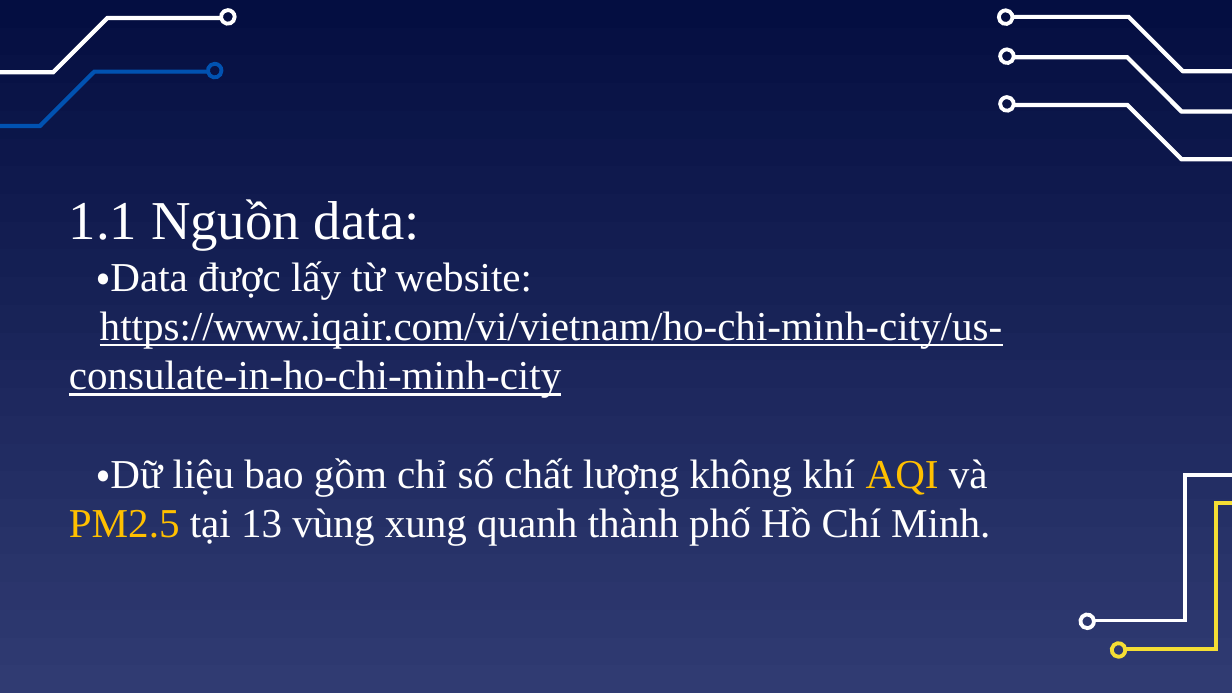
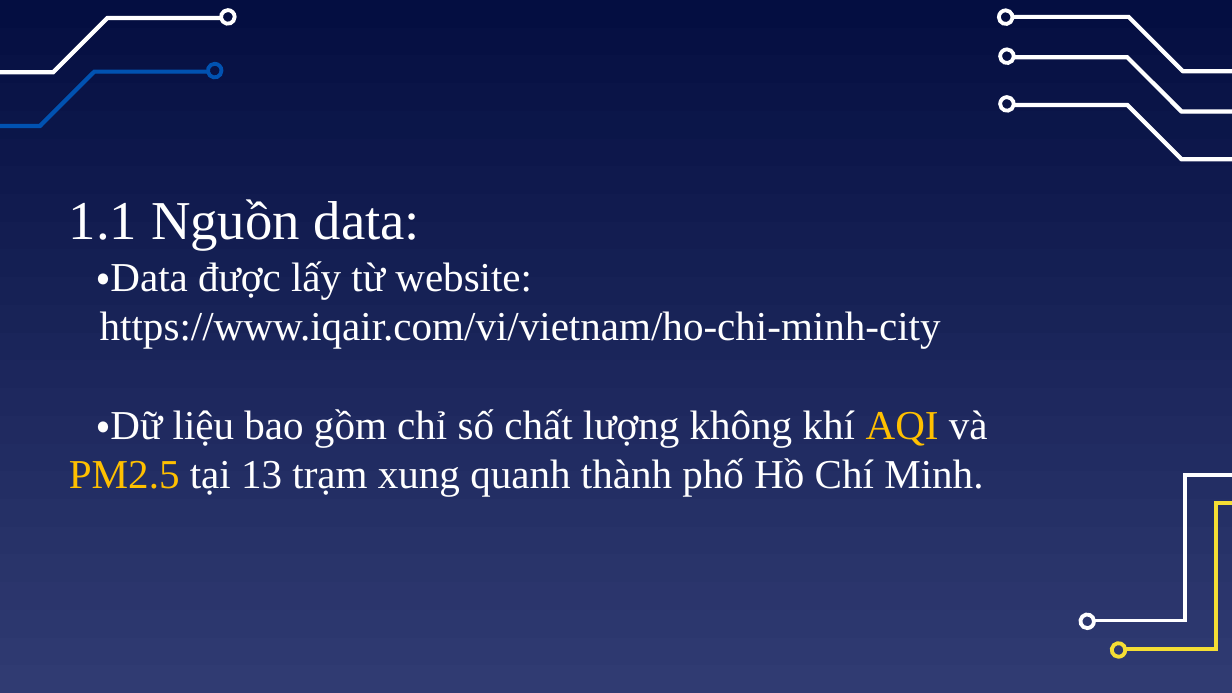
Before and after one commit to quandum/hcm_air_quality, a slide deck: slide 4 of report/[KyThuatXuLyDuLieu]Báo cáo đồ án cuối kỳ_Nhóm_11.pptx. Drawn at 1232x693 pixels with LibreOffice and Linux fonts; fonts in the diff are those of the drawing. Boxes give left, top, right and bottom in pixels: in the first picture for what was removed or moved away, otherwise in the second. Text is boxed around its words. In the diff, an @@ line names an element or a change of style, - is before the commit and + after.

Commit message:
update ppt

```diff
--- a/report/[KyThuatXuLyDuLieu]Báo cáo đồ án cuối kỳ_Nhóm_11.pptx
+++ b/report/[KyThuatXuLyDuLieu]Báo cáo đồ án cuối kỳ_Nhóm_11.pptx
@@ text at (x1=69, y1=311, x2=988, y2=496): text changed @@
-https://www.iqair.com/vi/vietnam/ho-chi-minh-city/us-consulate-in-ho-chi-minh-city
-・Dữ liệu bao gồm chỉ số chất lượng không khí AQI và PM2.5 tại 13 vùng xung quanh thành phố Hồ Chí Minh.
+https://www.iqair.com/vi/vietnam/ho-chi-minh-city
+・Dữ liệu bao gồm chỉ số chất lượng không khí AQI và PM2.5 tại 13 trạm xung quanh thành phố Hồ Chí Minh.
```
Also in this commit, not shown: 3 other slides changed, 2 slides added.
